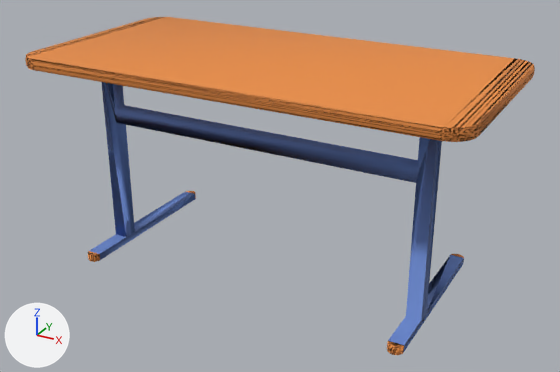
Two versions of the OBJ model data/models/simpleDesk/simpleDesk.obj, one commit apart.
Rendered twice from a camera (50 mm lens) standing at (1.981, -1.785, 1.386) and looking at (0.796, 0.369, 0.309). The axes (+X, +Y, +Z) are drawn at lower left. The lights are the same throughout. Where no turn or scale is listed for an object, it has been applied to the vertices.

In view in the first picture: 'simpleDesk'.
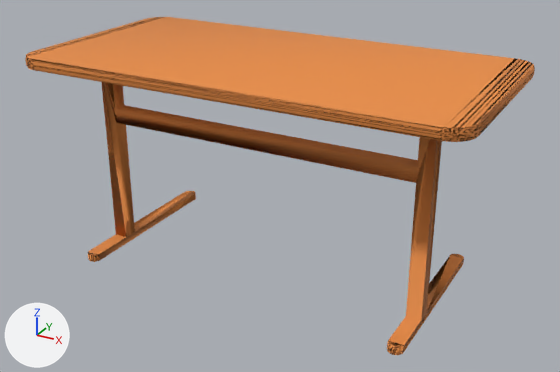
The change, as JSON lines over the scene's bpy script:
```json
{"block": "me_simpledesk", "where": "me_simpledesk.from_pydata(...)  # 813 vertices, 1638 faces; spans x 0.0..1.53, y 0.0..0.77, z 0.0..0.75"}
{"block": "me_simpledesk", "where": "# used by ob_simpledesk; location = (0.0, 0.0, 0.0)"}
{"block": "me_simpledesk", "change": "me_simpledesk part 1: all 70 faces that had it switch from mat_metal (blue #6888d1) to mat_layer_layer0 (orange #e78c42)"}
```

Pixel boxes [x1, y1, x2, y2] of what changed, in the pictures (560 x 372 px):
```json
{"part": 1, "of": "me_simpledesk", "change": "recoloured", "before": [89, 82, 464, 353], "after": [89, 82, 464, 353]}
```
